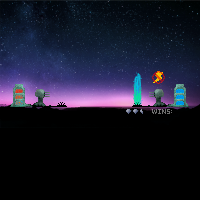
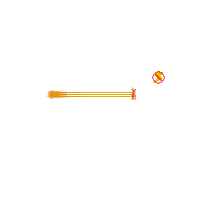
Layers edited between the first and the second (200, 200) image:
showed group "shield_hit" (4 layers) over [46, 72, 136, 100]
hid group "Mask copy" (23 layers) over [7, 72, 67, 113]
hid group "Bottom bar" (8 layers) over [123, 107, 197, 116]
hid group "Mask" (17 layers) over [132, 72, 192, 113]
hid "Layer 5" over [0, 0, 200, 129]
hid "Background" over [0, 0, 200, 200]
